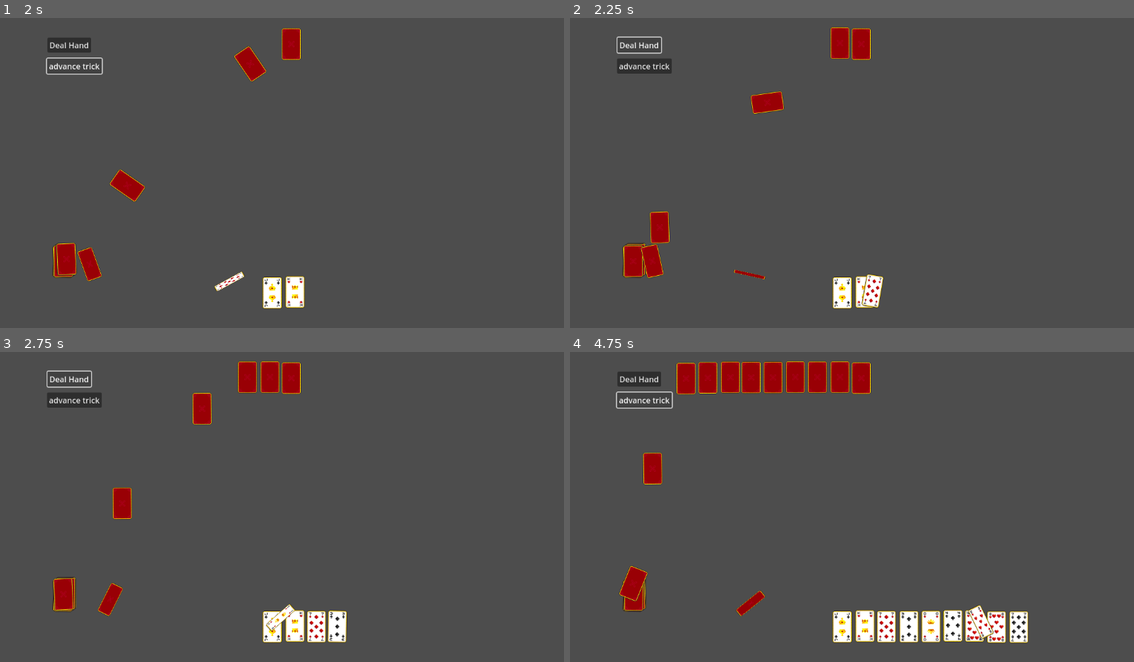
Above: before the commit, frames 1-4 (two rows, left to right).
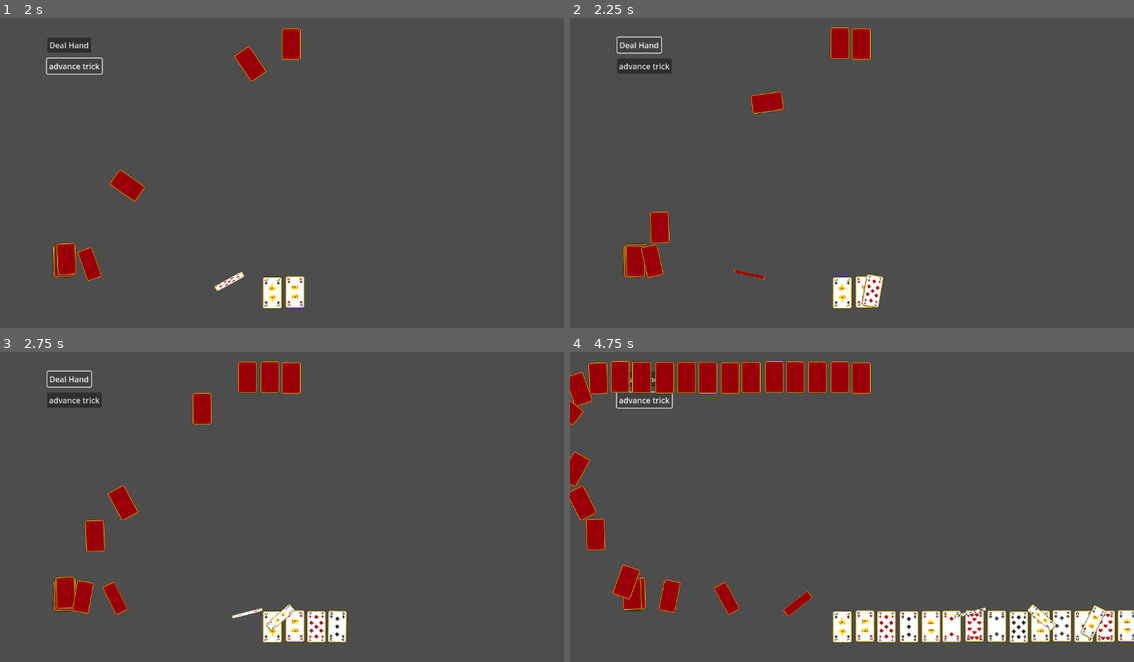
Above: after the commit, the same moments.

Repository: gneeqo/CardInterface2
Game: Godot game, scene res://Game Logic/Scenes/main.tscn
The game is run twice, just before and just after one commit, with the same random seed, the same clock (stepped at 60 frames per second) and the same inputs.
Inputs:
- Up to frame 1 (2 s): click "Deal Hand" at 0.5 s; click "advance trick" at 1.25 s
- Up to frame 2 (2.25 s): click "Deal Hand" at 2 s
- Up to frame 3 (2.75 s): no input
- Up to frame 4 (4.75 s): click "advance trick" at 2.75 s; click "Deal Hand" at 3.5 s; click "advance trick" at 4.25 s

Frame 1 is identical in both runs. In frame 2, 0.1% of the frame differs, in the area x 9-14%, y 73-84%; in frame 3, 1.3%; in frame 4, 7.2%, in the area x 0-100%, y 2-94%.

Commit message:
better automation

Diff:
--- a/Actions/translate_to_mouse.gd
+++ b/Actions/translate_to_mouse.gd
@@ -7,7 +7,6 @@
 var mouse_position : Vector2
 
 var final_target : Vector2
-
 
 
 func _begin_action():
--- a/Base Objects/input_processor.gd
+++ b/Base Objects/input_processor.gd
@@ -13,7 +13,9 @@
 
 static var current_time_scale_index : int = 1
 
+static var playing_allowed = false
 
+static var card_finished_playing_signal
 
 
 static var time_scale : float :
@@ -41,7 +43,14 @@
 		mouse_pos = Vector2(0,0)
 		escape_just_pressed = false
 
-		automate_input()
+		if(playing_allowed):
+			if menu_automating:
+				take_turn()
+			else:
+				play_card()
+				playing_allowed = false
+
+
 	else:
 		time_scale = 1
 		mouse_just_pressed =  Input.is_action_just_pressed("mouse_click")
@@ -52,12 +61,40 @@
 
 
 
-func automate_input():
 
+func play_card():
+	var rng = RandomNumberGenerator.new()
+	var card_played:bool = false
+	while not card_played:
+		for node in get_tree().get_nodes_in_group("auto_clickable"):
+				if(rng.randf_range(0,10) >5):
+					if(node.auto_press()):
+						card_played = true
+						break
+
+func take_turn():
+	playing_allowed = false
+	open_menu()
+	var use_menu = BehaviorFactory.delayed_callback(Callable(self,"select_menu_option"),2)
+	use_menu.globalList = 1
+	add_child(use_menu)
+
+func open_menu():
+	escape_just_pressed = true
+
+func select_menu_option():
 	var rng = RandomNumberGenerator.new()
 	for node in get_tree().get_nodes_in_group("auto_selectable"):
 			if(rng.randf_range(0,10) >5):
 				node.auto_select(rng.randi_range(0,node.item_count-1))
-	for node in get_tree().get_nodes_in_group("auto_clickable"):
-			if(rng.randf_range(0,10) >5):
-				node.auto_press()
+				break
+	var callback_close_menu = BehaviorFactory.delayed_callback(Callable(self,"close_menu"),2)
+	callback_close_menu.globalList = 1
+	add_child(callback_close_menu)
+
+func close_menu():
+	for node in get_tree().get_nodes_in_group("resume_button"):
+			node.auto_press()
+	var callback_play_card = BehaviorFactory.delayed_callback(Callable(self,"play_card"),2)
+	callback_play_card.globalList = 1
+	add_child(callback_play_card)
--- a/Base Objects/level_loader.gd
+++ b/Base Objects/level_loader.gd
@@ -56,6 +56,7 @@
 
 	behavior.provide_callback(Callable(self,"set_menu_done_moving"))
 
+
 	menu_node = main_menu.instantiate()
 	get_tree().root.add_child(menu_node)
 
--- a/Factories/action_factory.gd
+++ b/Factories/action_factory.gd
@@ -38,11 +38,11 @@
 
 static func fade(opacity:float,duration:float,\
 eased:bool = true, ease_type:Action.EaseType = Action.EaseType.easeInOutSine,\
- drift:float = 0 ,blocking:bool = false,looping:bool = false, oscillating:bool = false)->Fade:
+  blocking:bool = false,looping:bool = false, oscillating:bool = false)->Fade:
 	var newAction = Fade.new()
 
 	newAction.target_opacity = opacity
-	newAction.drift = drift
+
 	newAction.duration = duration
 	newAction.eased = eased
 	newAction.ease_type = ease_type
--- a/Game Logic/Scenes/Play Spaces/four_players.tscn
+++ b/Game Logic/Scenes/Play Spaces/four_players.tscn
@@ -13,7 +13,6 @@
 script = ExtResource("1_mp7p4")
 players = [NodePath("../P1"), NodePath("../P2"), NodePath("../P3"), NodePath("../P4")]
 deck = NodePath("../Deck")
-hand_size = 4
 deal_delay = 0.2
 trick = NodePath("../Trick")
 metadata/_custom_type_script = "uid://duix2ylp10g3r"
--- a/Game Logic/Scenes/Play Spaces/six_players.tscn
+++ b/Game Logic/Scenes/Play Spaces/six_players.tscn
@@ -13,7 +13,6 @@
 script = ExtResource("1_oqbmv")
 players = [NodePath("../P1"), NodePath("../P2"), NodePath("../P3"), NodePath("../P4"), NodePath("../P5"), NodePath("../P6")]
 deck = NodePath("../Deck")
-hand_size = 4
 deal_delay = 0.2
 trick = NodePath("../Trick")
 metadata/_custom_type_script = "uid://duix2ylp10g3r"
--- a/Game Logic/Scenes/Play Spaces/two_players.tscn
+++ b/Game Logic/Scenes/Play Spaces/two_players.tscn
@@ -13,7 +13,6 @@
 script = ExtResource("1_eodvt")
 players = [NodePath("../P1"), NodePath("../P2")]
 deck = NodePath("../Deck")
-hand_size = 4
 deal_delay = 0.2
 trick = NodePath("../Trick")
 metadata/_custom_type_script = "uid://duix2ylp10g3r"
--- a/Game Logic/Scenes/menu.tscn
+++ b/Game Logic/Scenes/menu.tscn
@@ -5,6 +5,8 @@
 [ext_resource type="Script" uid="uid://b4fp3fw8l5mpo" path="res://Game Logic/Scripts/Menus/automated_option_button.gd" id="3_btpsg"]
 
 [node name="MenuRoot" type="Node2D"]
+z_index = 500
+z_as_relative = false
 
 [node name="Control" type="Control" parent="."]
 layout_mode = 3
@@ -13,12 +15,12 @@
 offset_bottom = 656.0
 script = ExtResource("1_lti8b")
 
-[node name="Resume" type="Button" parent="Control"]
+[node name="Resume" type="Button" parent="Control" groups=["resume_button"]]
 layout_mode = 0
 offset_left = 512.0
-offset_top = 64.0
+offset_top = 32.0
 offset_right = 640.0
-offset_bottom = 128.0
+offset_bottom = 96.0
 text = "Play"
 script = ExtResource("2_ouk20")
 metadata/_custom_type_script = "uid://lr60ipim4mka"
@@ -26,17 +28,17 @@
 [node name="Quit" type="Button" parent="Control"]
 layout_mode = 0
 offset_left = 512.0
-offset_top = 448.0
+offset_top = 544.0
 offset_right = 640.0
-offset_bottom = 512.0
+offset_bottom = 608.0
 text = "Quit"
 
-[node name="PlayerNumber" type="OptionButton" parent="Control"]
+[node name="PlayerNumber" type="OptionButton" parent="Control" groups=["auto_selectable"]]
 layout_mode = 0
 offset_left = 512.0
-offset_top = 320.0
+offset_top = 288.0
 offset_right = 640.0
-offset_bottom = 384.0
+offset_bottom = 352.0
 selected = 0
 item_count = 3
 popup/item_0/text = "2 players"
@@ -47,12 +49,27 @@
 popup/item_2/id = 2
 script = ExtResource("3_btpsg")
 
+[node name="CardNum" type="OptionButton" parent="Control" groups=["auto_selectable"]]
+layout_mode = 0
+offset_left = 512.0
+offset_top = 424.0
+offset_right = 640.0
+offset_bottom = 488.0
+selected = 0
+item_count = 2
+popup/item_0/text = "13 Cards"
+popup/item_0/id = 0
+popup/item_1/text = "6 Cards"
+popup/item_1/id = 1
+script = ExtResource("3_btpsg")
+metadata/_custom_type_script = "uid://b4fp3fw8l5mpo"
+
 [node name="PlaySpeed" type="OptionButton" parent="Control"]
 layout_mode = 0
 offset_left = 512.0
-offset_top = 192.0
+offset_top = 168.0
 offset_right = 640.0
-offset_bottom = 256.0
+offset_bottom = 232.0
 selected = 1
 item_count = 4
 popup/item_0/text = "Slow"
@@ -65,6 +82,16 @@
 popup/item_3/id = 3
 script = ExtResource("3_btpsg")
 
+[node name="ReloadWarning" type="RichTextLabel" parent="Control"]
+modulate = Color(1, 1, 1, 0)
+layout_mode = 0
+offset_left = 832.0
+offset_top = 64.0
+offset_right = 1062.0
+offset_bottom = 294.0
+text = "These Settings will reload the game!"
+fit_content = true
+
 [connection signal="pressed" from="Control/Resume" to="Control/Resume" method="_on_pressed"]
 [connection signal="self_pressed" from="Control/Resume" to="Control" method="_on_resume_self_pressed"]
 [connection signal="pressed" from="Control/Quit" to="Control" method="_on_quit_pressed"]
@@ -72,6 +99,8 @@
 [connection signal="self_pressed" from="Control/PlayerNumber" to="Control" method="_on_player_number_self_pressed"]
 [connection signal="self_selected_item" from="Control/PlayerNumber" to="Control" method="_on_player_number_self_selected_item"]
 [connection signal="toggled" from="Control/PlayerNumber" to="Control/PlayerNumber" method="_on_toggled"]
+[connection signal="item_selected" from="Control/CardNum" to="Control/CardNum" method="_on_item_selected"]
+[connection signal="self_selected_item" from="Control/CardNum" to="Control" method="_on_card_num_self_selected_item"]
 [connection signal="item_selected" from="Control/PlaySpeed" to="Control/PlaySpeed" method="_on_item_selected"]
 [connection signal="self_pressed" from="Control/PlaySpeed" to="Control" method="_on_play_speed_self_pressed"]
 [connection signal="self_selected_item" from="Control/PlaySpeed" to="Control" method="_on_play_speed_self_selected_item"]
--- a/Game Logic/Scripts/Menus/menu_functions.gd
+++ b/Game Logic/Scripts/Menus/menu_functions.gd
@@ -4,6 +4,7 @@
 var initial_play_speed_index : int
 var initial_player_number_index : int
 var new_player_number_index: int
+var initial_hand_size_index:int
 
 var reload_level: bool = false
 
@@ -12,6 +13,7 @@
 	level_loader = get_node("/root/Root/LevelLoader")
 	initial_play_speed_index = InputProcessor.current_time_scale_index
 	initial_player_number_index = level_loader.current_level_index
+
 
 
 
@@ -36,8 +38,14 @@
 	new_player_number_index = index
 	if index != initial_player_number_index:
 		reload_level = true
+		var fade_in = BehaviorFactory.fade(1,0.2)
+		fade_in.globalList = 1
+		$ReloadWarning.add_child(fade_in)
 	else:
 		reload_level = false
+		var fade_out = BehaviorFactory.fade(0,0.2)
+		fade_out.globalList = 1
+		$ReloadWarning.add_child(fade_out)
 
 
 func _on_play_speed_self_pressed() -> void:
@@ -46,3 +54,21 @@
 
 func _on_play_speed_self_selected_item(index: int) -> void:
 	InputProcessor.current_time_scale_index = index
+
+
+func _on_card_num_self_selected_item(index: int) -> void:
+	match index:
+		0:
+			Referee.hand_size = 13
+		1:
+			Referee.hand_size = 6
+	if index != initial_player_number_index:
+		reload_level = true
+		var fade_in = BehaviorFactory.fade(1,0.2)
+		fade_in.globalList = 1
+		$ReloadWarning.add_child(fade_in)
+	else:
+		reload_level = false
+		var fade_out = BehaviorFactory.fade(0,0.2)
+		fade_out.globalList = 1
+		$ReloadWarning.add_child(fade_out)
--- a/Game Logic/Scripts/card.gd
+++ b/Game Logic/Scripts/card.gd
@@ -142,9 +142,11 @@
 		moused_over = false
 
 
-func auto_press():
+func auto_press()->bool:
 	if isClickable:
 		on_pressed()
+		return true
+	return false
 
 func on_pressed() -> void:
 	var referee = get_tree().get_nodes_in_group("referee")
--- a/Game Logic/Scripts/card_player.gd
+++ b/Game Logic/Scripts/card_player.gd
@@ -26,7 +26,12 @@
 
 #humans take their turn by clicking on cards
 func take_turn_human():
-	pass
+	if InputProcessor.automating:
+		take_turn_automated()
+
+func take_turn_automated():
+	InputProcessor.playing_allowed = true
+
 
 #this is where enemy AI would go.
 func take_turn_AI():
--- a/Game Logic/Scripts/referee.gd
+++ b/Game Logic/Scripts/referee.gd
@@ -2,7 +2,10 @@
 
 @export var players : Array[CardPlayer]
 @export var deck : Deck
-@export var hand_size : int = 1
+
+static var hand_size:int = 13
+
+
 @export var deal_delay : float = 0.3
 @export var trick : Trick
 
@@ -11,6 +14,8 @@
 var turn_index : int = -1
 
 var tricks_taken : int = 0
+
+var auto_start = true
 
 var active_player:CardPlayer:
 	get:
@@ -28,14 +33,12 @@
 
 
 func _process(_dt:float)->void:
-	pass
-	#doing this in process so it will start when the final card arrives
-	#if trick.cards_in_group.size() == players.size():
-		#if turn_index == -1:
-			#evaluate_trick()
-		#else:
-			#print("trick is full but the turn cycle isn't over!")
-			#breakpoint
+	if auto_start:
+		if InputProcessor.automating:
+			var loader : LevelLoader = get_node("/root/Root/LevelLoader")
+			if loader.level_done_loading:
+				deal_hand_to_players()
+				auto_start = false
 
 
 
@@ -137,18 +140,20 @@
 	for connection:Dictionary in receiving_signal.get_connections():
 		if connection["callable"].get_method() == "end_round":
 			connection["signal"].disconnect(connection["callable"])
-	if deck.cards_in_group.size() >0:
-		deal_hand_to_players()
-		var delay_time = deal_delay*players.size()*hand_size + deal_delay*hand_size
-		add_child(BehaviorFactory.delayed_callback(Callable(self,"start_play"),delay_time))
-	else:
-		end_game()
+
+	deal_hand_to_players()
 
 func end_game():
 	pass
 
 
 func deal_hand_to_players():
+	if(hand_size > deck.cards_in_group.size()*players.size()):
+		end_game()
+	else:
+		var delay_time = deal_delay*players.size()*hand_size + deal_delay*hand_size
+		add_child(BehaviorFactory.delayed_callback(Callable(self,"start_play"),delay_time))
+
 	#do this once for each hand size
 	for index in hand_size:
 		var function = Callable(self,"deal_one_to_players")
--- a/project.godot
+++ b/project.godot
@@ -25,6 +25,8 @@
 auto_clickable="can be clicked by input automation"
 auto_selectable="can have options selected by input automation"
 referee=""
+resume_button=""
+InputProcessor=""
 
 [input]
 
